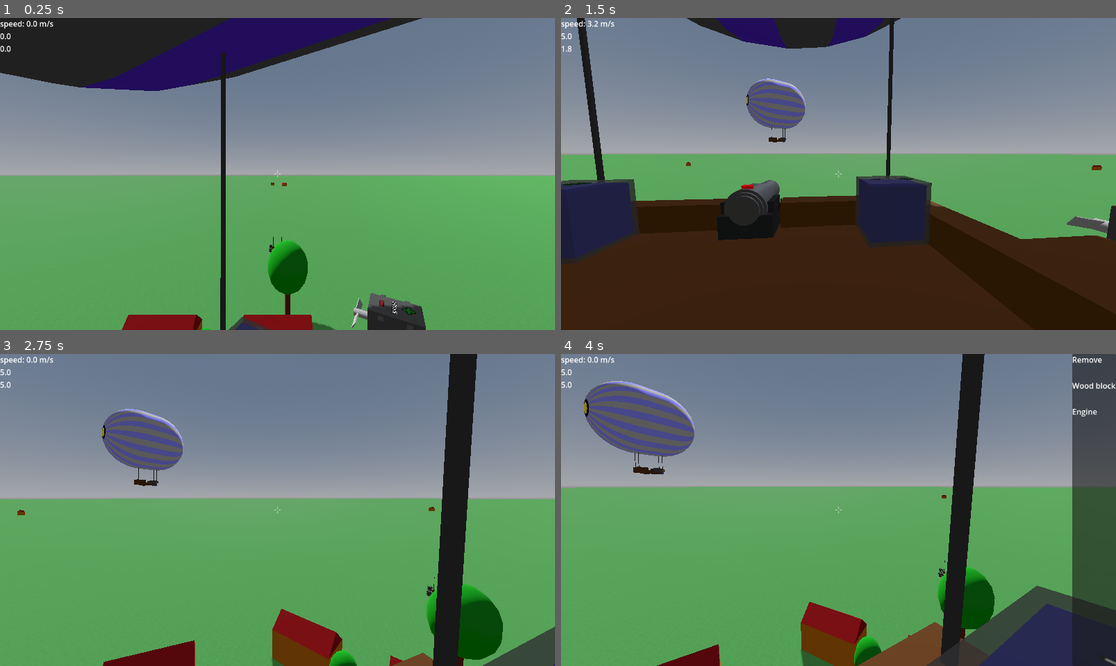
Above: before the commit, frames 1-4 (two rows, left to right).
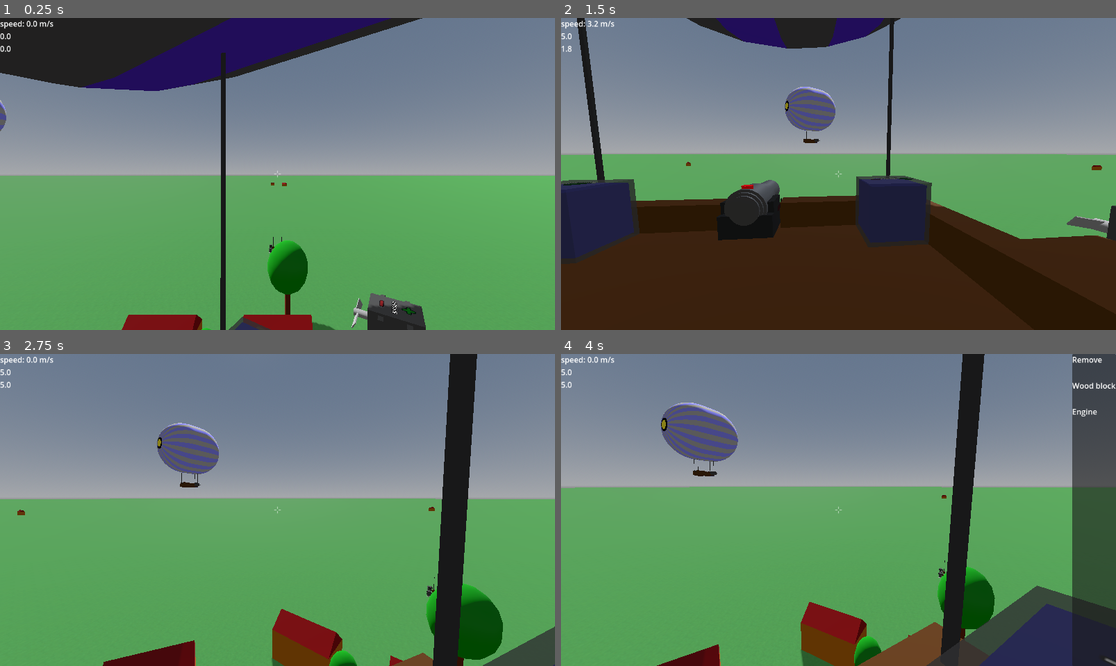
Above: after the commit, the same moments.

Repository: jmdejong/airships
Game: Godot game, scene res://scenes/world.tscn
The game is run twice, just before and just after one commit, with the same random seed, the same clock (stepped at 60 frames per second) and the same inputs.
Inputs (mouse positions are in pixels of both pictures, inside the frame that each line leads up to):
- Up to frame 1 (0.25 s): no input
- Up to frame 2 (1.5 s): move the mouse to (960, 158) at 0.52 s; hold D (right) 0.53-1.28 s; click (960, 158) at 0.6 s; move the mouse to (810, 174) at 1.27 s; hold W (forwards) from 1.28 s (still down); tap Mouse wheel down (rotate_left) at 1.35 s
- Up to frame 3 (2.75 s): keep holding W (forwards); move the mouse to (288, 503) at 2.02 s; tap Mouse wheel up (rotate_right) at 2.1 s
- Up to frame 4 (4 s): keep holding W (forwards); move the mouse to (832, 516) at 2.77 s; tap Shift (sprint) at 2.85 s; click (832, 516) at 2.92 s; move the mouse to (877, 513) at 3.52 s; tap B (toggle_build) at 3.6 s

The runs differ from the first frame. In frame 1, less than 0.1% of the frame differs, in the area x 0-2%, y 26-37%; in frame 2, 2.0%; in frame 3, 3.1%; in frame 4, 4.8%, in the area x 4-32%, y 8-40%.

Commit message:
cannons have actually rotating collisionshapes

Diff:
--- a/code/components/cannon.gd
+++ b/code/components/cannon.gd
@@ -4,9 +4,20 @@
 var can_fire := true
 var vert_angle_lo: float = -25
 var vert_angle_hi: float = 35
+
+
 func mass() -> float:
 	return 500
 
+func shapes() -> Array[CollisionShape3D]:
+	var collisionshapes: Array[CollisionShape3D] = []
+	for child: CollisionShape3D in [$Barrel/BarrelShape, $MountShape]:
+		#if child is CollisionShape3D:
+			var c: CollisionShape3D = child.duplicate()
+			c.set_meta("component", self)
+			c.transform = (get_parent().global_transform.inverse() * child.global_transform)
+			collisionshapes.append(c)
+	return collisionshapes
 
 func _on_fire_pressed() -> void:
 	if !can_fire:
@@ -29,6 +40,8 @@
 
 func _on_up_pressed() -> void:
 	%Barrel.rotation_degrees.z = clamp(%Barrel.rotation_degrees.z + 5, vert_angle_lo, vert_angle_hi)
+	changed.emit()
 
 func _on_down_pressed() -> void:
 	%Barrel.rotation_degrees.z = clamp(%Barrel.rotation_degrees.z - 5, vert_angle_lo, vert_angle_hi)
+	changed.emit()
--- a/scenes/cannonball.tscn
+++ b/scenes/cannonball.tscn
@@ -14,6 +14,7 @@
 
 [node name="CannonBall" type="RigidBody3D"]
 mass = 15.0
+continuous_cd = true
 linear_damp_mode = 1
 
 [node name="CollisionShape3D" type="CollisionShape3D" parent="."]
--- a/scenes/components/cannon.tscn
+++ b/scenes/components/cannon.tscn
@@ -9,9 +9,6 @@
 
 [sub_resource type="BoxShape3D" id="BoxShape3D_rbt30"]
 size = Vector3(0.9, 0.7, 0.9)
-
-[sub_resource type="BoxShape3D" id="BoxShape3D_7rtf2"]
-size = Vector3(1.875, 0.4, 0.5)
 
 [sub_resource type="CylinderMesh" id="CylinderMesh_yu0wc"]
 top_radius = 0.1
@@ -37,6 +34,10 @@
 top_radius = 0.3
 bottom_radius = 0.3
 height = 1.1
+
+[sub_resource type="CylinderShape3D" id="CylinderShape3D_pnn2d"]
+height = 1.95
+radius = 0.3
 
 [sub_resource type="BoxMesh" id="BoxMesh_7rtf2"]
 size = Vector3(0.91, 0.4, 0.9)
@@ -75,21 +76,16 @@
 [node name="Cannon" type="Node3D"]
 script = ExtResource("1_rbt30")
 
-[node name="CollisionShape3D" type="CollisionShape3D" parent="."]
+[node name="MountShape" type="CollisionShape3D" parent="."]
 transform = Transform3D(1, 0, 0, 0, 1, 0, 0, 0, 1, 0.5, 0.35, 0.5)
 shape = SubResource("BoxShape3D_rbt30")
 
-[node name="CollisionShape3D2" type="CollisionShape3D" parent="."]
-transform = Transform3D(1, 0, 0, 0, 1, 0, 0, 0, 1, 0.938, 0.375, 0.375)
-shape = SubResource("BoxShape3D_7rtf2")
-
 [node name="Barrel" type="Node3D" parent="."]
 unique_name_in_owner = true
-transform = Transform3D(1, 0, 0, 0, 1, 0, 0, 0, 1, 0.5, 0.35, 0.5)
+transform = Transform3D(1, 0, 0, 0, 1, 0, 0, 0, 1, 0.5, 0.5, 0.5)
 
 [node name="Chamber" type="Node3D" parent="Barrel"]
 unique_name_in_owner = true
-transform = Transform3D(1, 0, 0, 0, 1, 0, 0, 0, 1, 0, 0.15, 0)
 
 [node name="FireButton" parent="Barrel/Chamber" instance=ExtResource("2_c6g0y")]
 transform = Transform3D(1, 0, 0, 0, 1, 0, 0, 0, 1, -0.25, 0.35, 0)
@@ -105,19 +101,23 @@
 transform = Transform3D(1, 0, 0, 0, 1, 0, 0, 0, 1, 1.5, 0, 0)
 
 [node name="Barrel" type="MeshInstance3D" parent="Barrel"]
-transform = Transform3D(-4.37114e-08, -1, 0, 1, -4.37114e-08, 0, 0, 0, 1, 0.5, 0.15, 0)
+transform = Transform3D(-4.37114e-08, -1, 0, 1, -4.37114e-08, 0, 0, 0, 1, 0.5, 0, 0)
 mesh = SubResource("CylinderMesh_lrtnh")
 skeleton = NodePath("../..")
 
 [node name="Barrel2" type="MeshInstance3D" parent="Barrel"]
-transform = Transform3D(-4.37114e-08, -1, 0, 1, -4.37114e-08, 0, 0, 0, 1, -0.05, 0.15, 0)
+transform = Transform3D(-4.37114e-08, -1, 0, 1, -4.37114e-08, 0, 0, 0, 1, -0.05, 0, 0)
 mesh = SubResource("CylinderMesh_d28oc")
 skeleton = NodePath("../..")
 
 [node name="Barrel3" type="MeshInstance3D" parent="Barrel"]
-transform = Transform3D(-4.37114e-08, -1, 0, 1, -4.37114e-08, 0, 0, 0, 1, 0.1, 0.15, 0)
+transform = Transform3D(-4.37114e-08, -1, 0, 1, -4.37114e-08, 0, 0, 0, 1, 0.1, 0, 0)
 mesh = SubResource("CylinderMesh_7rtf2")
 skeleton = NodePath("../..")
+
+[node name="BarrelShape" type="CollisionShape3D" parent="Barrel"]
+transform = Transform3D(-4.37114e-08, -1, 0, 1, -4.37114e-08, 0, 0, 0, 1, 0.5, 0, 0)
+shape = SubResource("CylinderShape3D_pnn2d")
 
 [node name="Mount" type="Node3D" parent="."]
 
--- a/scenes/world.tscn
+++ b/scenes/world.tscn
@@ -41,7 +41,7 @@
 transform = Transform3D(-5.96046e-08, 0, 1, 0, 1, 0, -1, 0, -5.96046e-08, 0, 27, 0)
 
 [node name="Scout" parent="." instance=ExtResource("4_k0juu")]
-transform = Transform3D(1, 0, 0, 0, 1, 0, 0, 0, 1, -20, 29, 52)
+transform = Transform3D(1, 0, 0, 0, 1, 0, 0, 0, 1, -30, 29, 52)
 
 [node name="Heli" parent="." instance=ExtResource("5_71j4m")]
 transform = Transform3D(1, 0, 0, 0, 1, 0, 0, 0, 1, -60, 1, 0)
